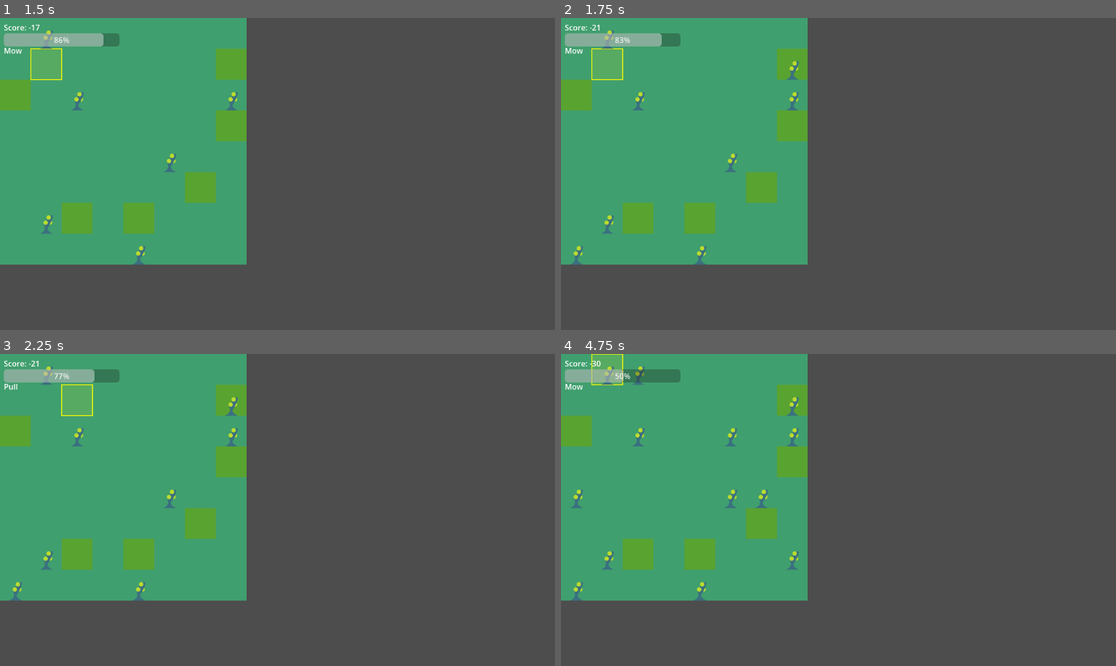
Above: before the commit, frames 1-4 (two rows, left to right).
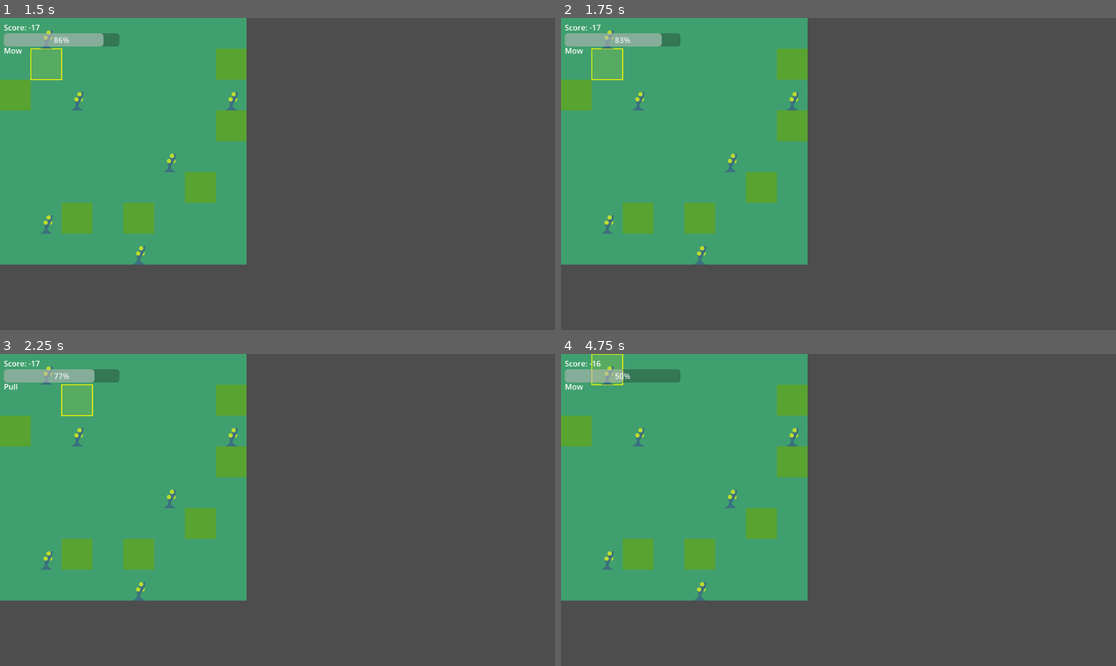
Above: after the commit, the same moments.

Repository: mcelroyian/lawndemonium
Game: Godot game, scene res://scenes/Main.tscn
Two runs of this game, one before a commit and one after it. Both use one fixed random seed, a clock stepped at 60 frames per second and the inputs below.
Inputs:
- Up to frame 1 (1.5 s): tap Enter at 0.5 s; hold D (move_right) 0.53-1.28 s; hold Space (action) 0.53-1.28 s; hold S (move_down) from 1.28 s (still down); tap Tab (toggle_action) at 1.35 s
- Up to frame 2 (1.75 s): keep holding S (move_down)
- Up to frame 3 (2.25 s): release S (move_down) at 2.03 s; hold D (move_right) from 2.03 s (still down); hold Space (action) from 2.03 s (still down)
- Up to frame 4 (4.75 s): tap Enter at 2.75, 4.25 s; release D (move_right) at 2.78 s; release Space (action) at 2.78 s; hold W (move_up) 2.78-3.53 s; tap Tab (toggle_action) at 2.85, 4.35 s; tap Space (action) at 3.5 s; hold Space (action) 3.53-4.28 s; hold A (move_left) from 3.53 s (still down)

Frame 1 is identical in both runs. In frame 2, 0.1% of the frame differs, in the area x 1-43%, y 2-80%; in frame 3, 0.1%; in frame 4, 0.5%.

Commit message:
Refactor weed management configuration: update spawn rates and intervals in Level1Easy.tres, remove legacy settings from Main.gd, and streamline documentation for clarity.

Diff:
--- a/levels/Level1Easy.tres
+++ b/levels/Level1Easy.tres
@@ -5,11 +5,12 @@
 [resource]
 script = ExtResource("1")
 weed_spawn_mode = "absolute"
-weed_spawn_chance = 0.005
+# A gentle spawn rate per tick (see weed_tick_interval_sec)
+weed_spawn_chance = 0.02
 weed_spawn_multiplier = 1.0
 weed_spawn_ratio = 0.0
 weed_tick_interval_sec = 9999.0
-weed_respawn_cooldown_sec = 99999.0
-grass_tick_interval_sec = 9999.0
+weed_respawn_cooldown_sec = 6.0
+grass_tick_interval_sec = 3.0
 p_good_to_ok = 0.02
 p_ok_to_bad = 0.01
--- a/scenes/Main.tscn
+++ b/scenes/Main.tscn
@@ -8,8 +8,6 @@
 
 [node name="Main" type="Node2D"]
 script = ExtResource("1")
-weeds_per_minute = 0.0
-weed_spawn_chance_per_second = 0.025
 
 [node name="Board" type="TileMapLayer" parent="."]
 tile_set = ExtResource("2_vcsgt")
--- a/scripts/Main.gd
+++ b/scripts/Main.gd
@@ -10,10 +10,7 @@
 var threshold: int = 5
 var game_over: bool = false
 
-# Config: global target weeds spawned per minute across the whole board
-@export var weeds_per_minute: float = 3.0
-# Legacy: per-eligible-tile per-second chance; used only if weeds_per_minute <= 0
-@export var weed_spawn_chance_per_second: float = 0.005
+# Spawn rates are now driven by LevelConfig via Board auto-ticking.
 
 func _ready() -> void:
 	_ensure_input_map()
@@ -101,21 +98,6 @@
 	if turn_timer:
 		# Make countdown 4x faster than before
 		amount = 20.0 * turn_timer.wait_time
-		# Apply weed growth based on config; stable global rate if set
-		if board and board.has_method("apply_weed_rules") and turn_timer:
-			var dt: float = float(turn_timer.wait_time)
-			var per_tick: float = 0.0
-			if weeds_per_minute > 0.0 and board.has_method("count_eligible_weed_tiles"):
-				var eligible: int = board.count_eligible_weed_tiles()
-				if eligible > 0:
-					var weeds_per_sec: float = weeds_per_minute / 60.0
-					var p_sec_per_tile: float = weeds_per_sec / float(eligible)
-					per_tick = 1.0 - pow(1.0 - clamp(p_sec_per_tile, 0.0, 1.0), dt)
-			else:
-				var p_sec: float = clamp(weed_spawn_chance_per_second, 0.0, 1.0)
-				per_tick = 1.0 - pow(1.0 - p_sec, dt)
-			if per_tick > 0.0:
-				board.apply_weed_rules(per_tick)
 	_tick_time(amount)
 	_check_game_over()
 
Not shown, changed: projectDocs.md
